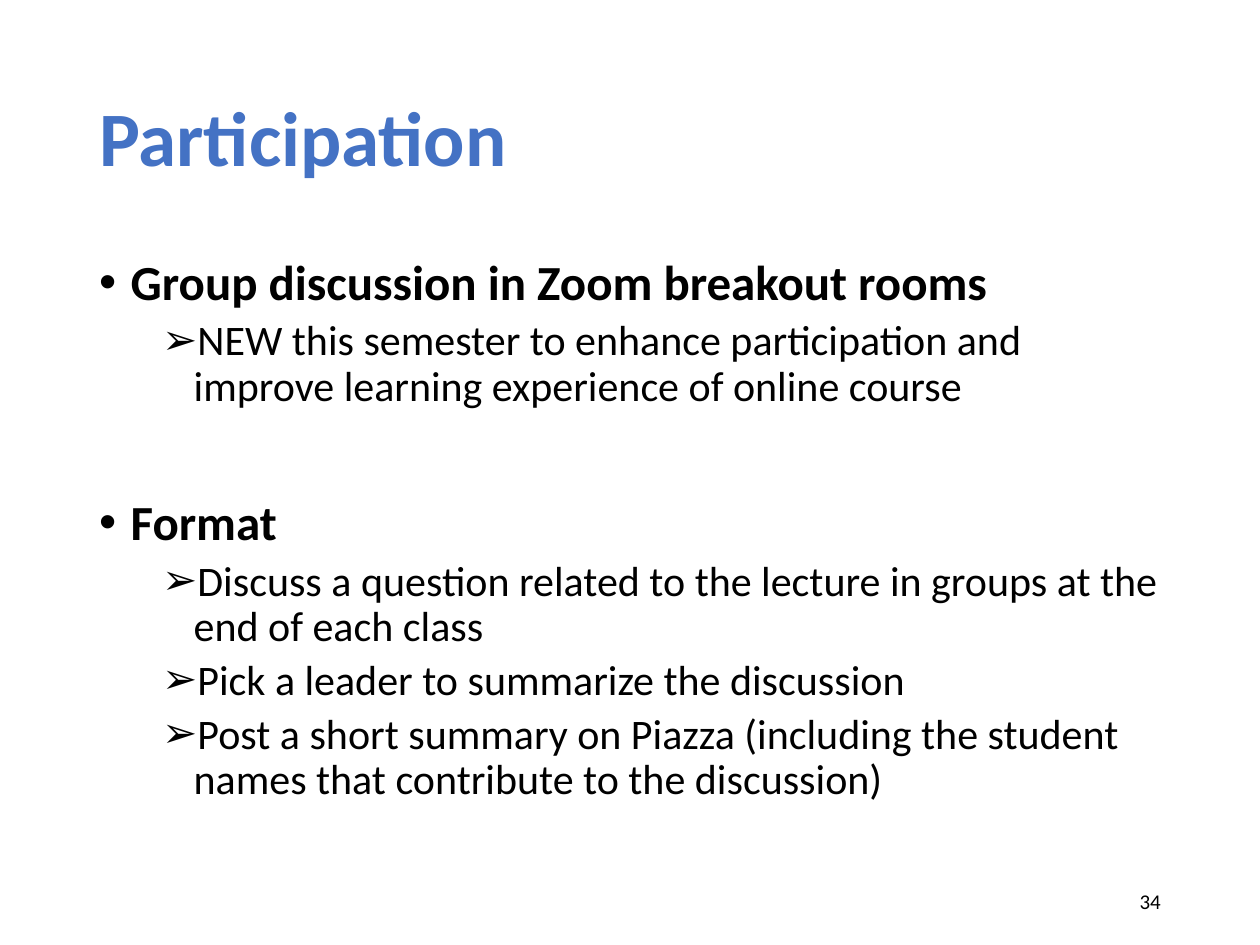
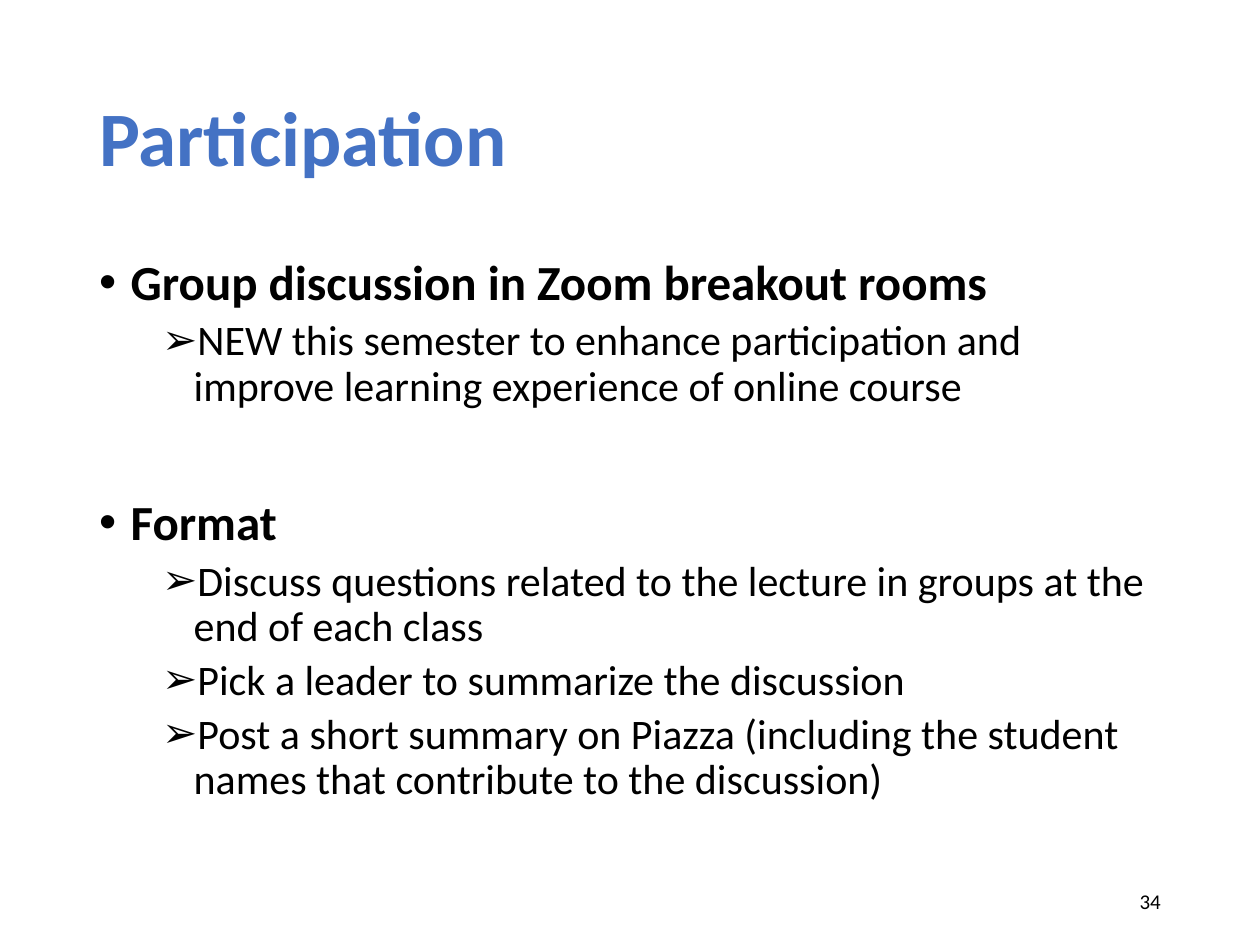
Before and after one commit to xinjin/course-net, a slide deck: slide 34 of slides/lec01_introduction.pptx. Drawn at 1260x945 pixels with LibreOffice and Linux fonts; fonts in the diff are those of the drawing. Boxes give left, top, right and bottom in pixels: in the first picture for what was removed or moved away, otherwise in the second. Text is boxed around its words. In the diff, an @@ line names an element or a change of style, - is before the commit and + after.

```diff
--- a/slides/lec01_introduction.pptx
+++ b/slides/lec01_introduction.pptx
@@ text at [194,566,1144,642]: text changed @@
-  ➢ Discuss a question related to the lecture in groups at the end of each class
+  ➢ Discuss questions related to the lecture in groups at the end of each class
```
Also in this commit, not shown: 6 other slides changed, 2 other files.
